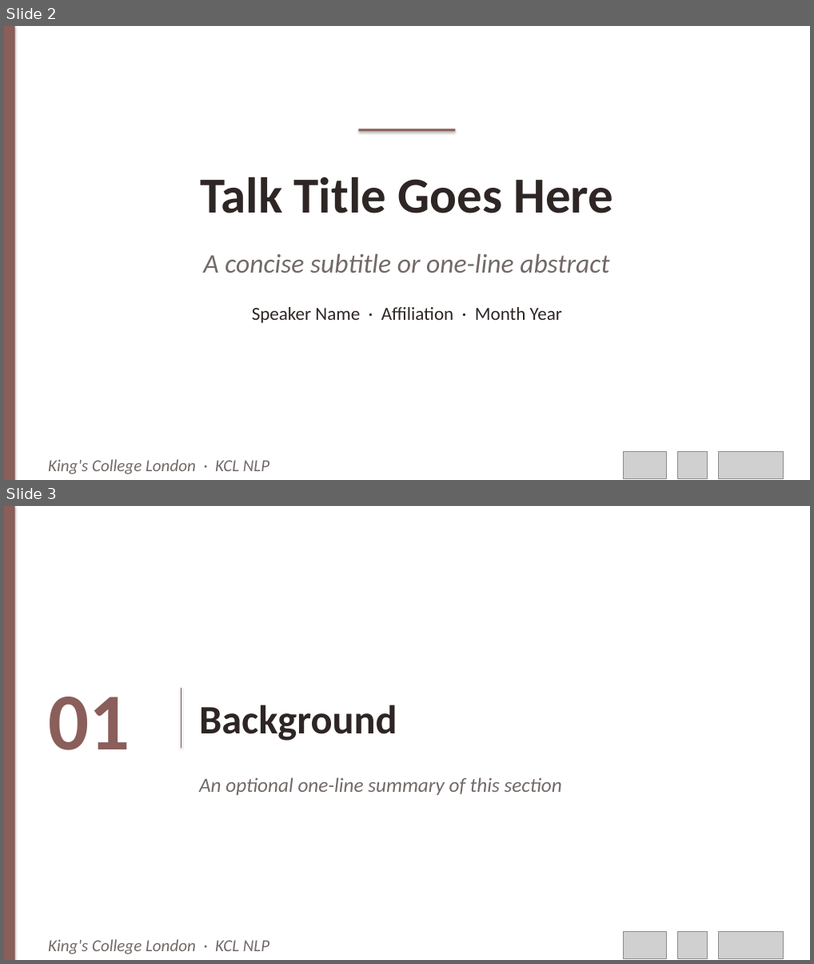
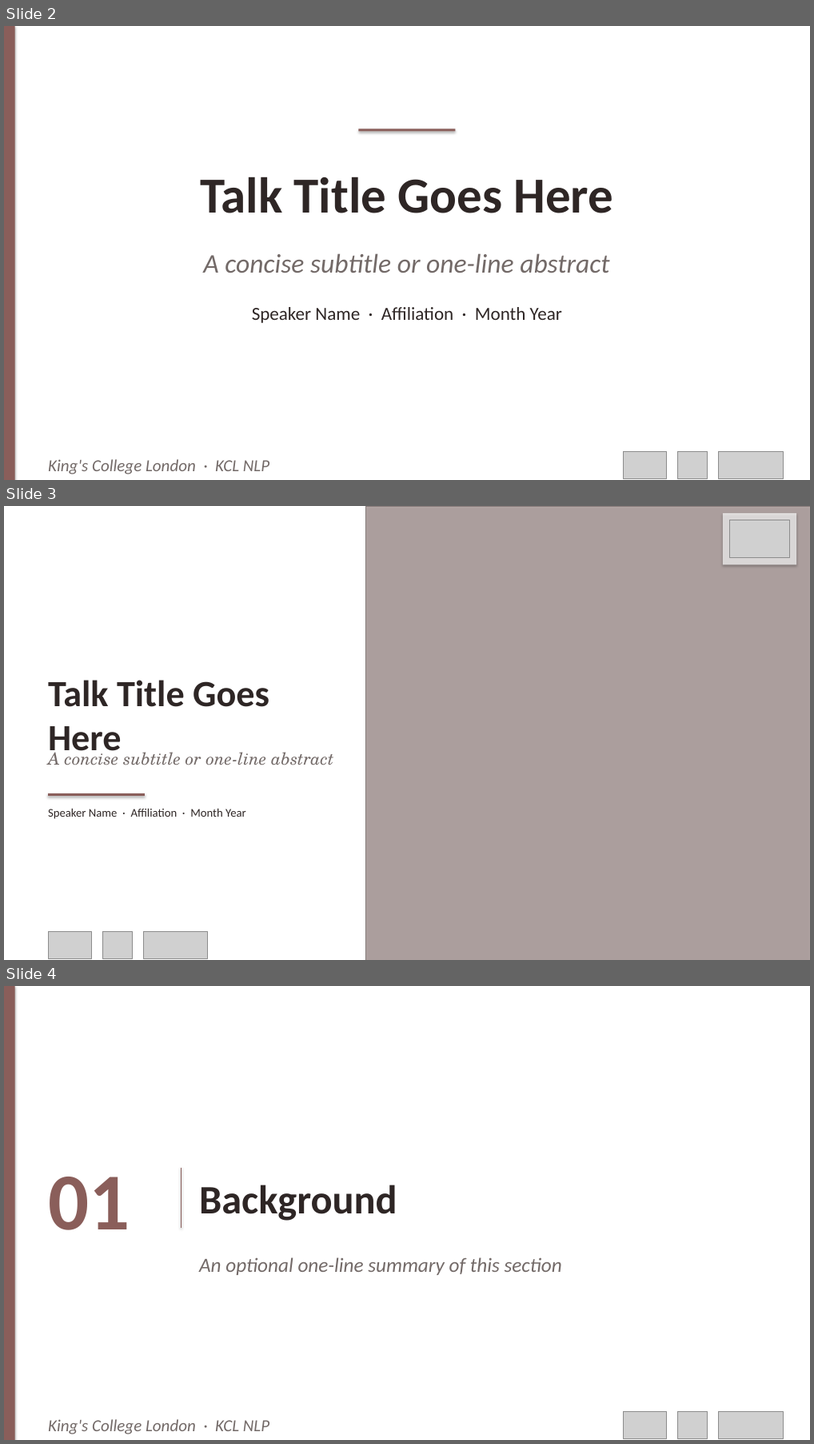
Before and after one commit to preordinary/KCLNLP_SlidesTemplate, a slide deck: templates/dusty_rose/KCLNLP_DustyRose.potx. Shown one above the other, each under a label of ours: slides 2 and 3 before the commit, slides 2, 3 and 4 after it. The pictures are 814x964 and 814x1444 pixels, drawn with LibreOffice and Linux fonts; fonts in the diff are those of the drawing; grey boxes stand for pictures. Boxes give left, top, right and bottom in pixels: in the first picture for what was removed or moved away, otherwise in the second. Text is boxed around its words. In the diff, an @@ line names an element or a change of style, - is before the commit and + after.

```diff
--- a/templates/dusty_rose/KCLNLP_DustyRose.potx
+++ b/templates/dusty_rose/KCLNLP_DustyRose.potx
@@ slide 3 added at [4, 506, 810, 960], background #FFFFFF @@
@@ picture added at [366, 506, 810, 960] @@
@@ rectangle added at [366, 506, 810, 960], fill #8A5E5A at 30% opacity @@
@@ rectangle added at [723, 513, 797, 564], fill #FFFFFF at 70% opacity @@
@@ picture added at [730, 520, 790, 558] @@
@@ text added at [48, 680, 270, 760], 44 pt, text #2E2625, bold @@
+Talk Title Goes Here
@@ text added at [48, 748, 334, 765], 20 pt, text #736A68, italic @@
+A concise subtitle or one-line abstract
@@ rectangle added at [48, 793, 145, 796], fill #8A5E5A @@
@@ text added at [48, 808, 246, 819], 14 pt, text #2E2625 @@
+Speaker Name · Affiliation · Month Year
@@ picture added at [48, 932, 92, 959] @@
@@ picture added at [102, 932, 133, 959] @@
@@ picture added at [143, 932, 208, 959] @@
@@ what was slide 3 is now slide 4 @@
```
Also in this commit, not shown: 7 other files.
